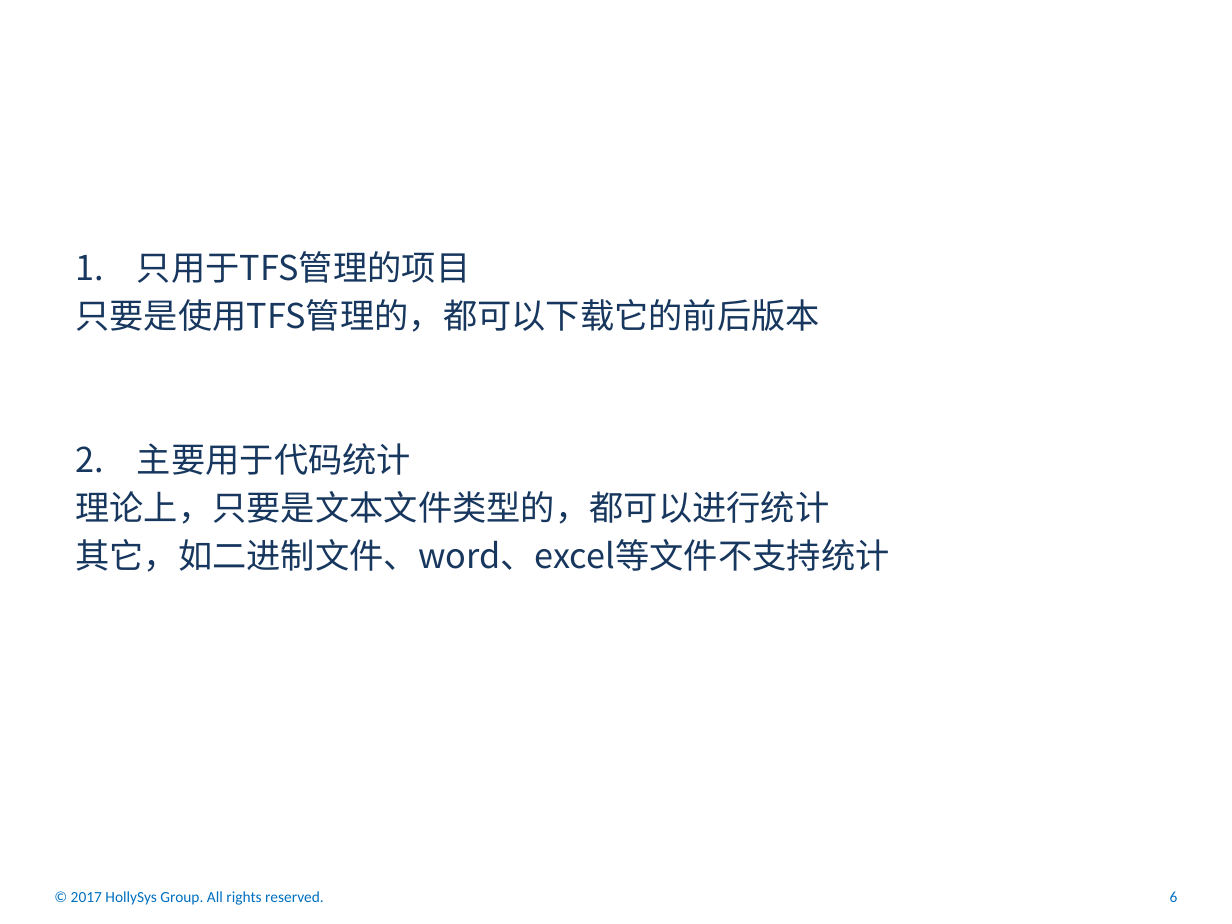
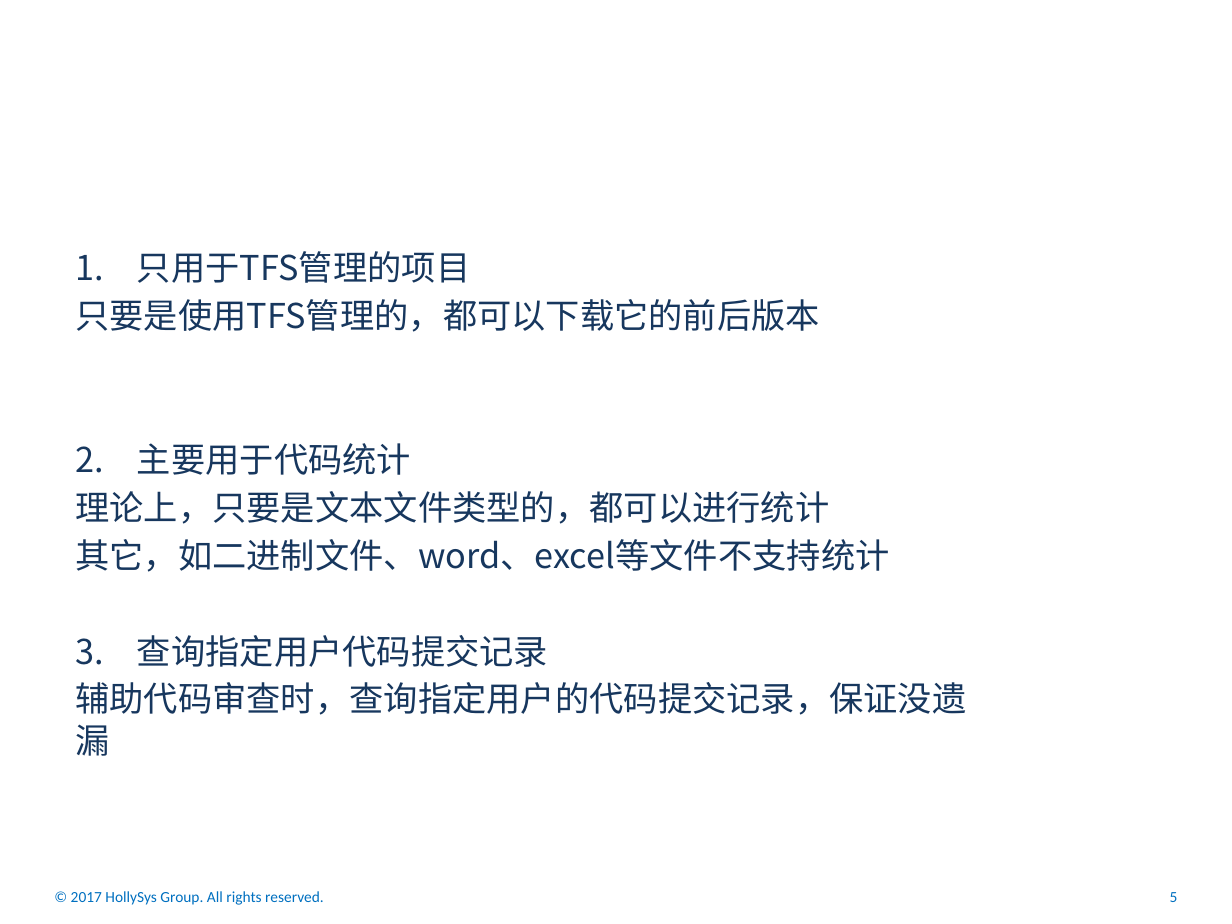
Before and after one commit to mummily/Hollysys, a slide deck: slide 6 of 杂项.AT/其它/TFS代码统计工具介绍.pptx (slide 7 before the commit). Drawn at 1232x924 pixels with LibreOffice and Linux fonts; fonts in the diff are those of the drawing; background and template pictures are left out. Boxes give left, top, right and bottom in pixels: in the first picture for what was removed or moved away, otherwise in the second. Text is boxed around its words. In the diff, an @@ line names an element or a change of style, - is before the commit and + after.

```diff
--- a/杂项.AT/其它/TFS代码统计工具介绍.pptx
+++ b/杂项.AT/其它/TFS代码统计工具介绍.pptx
@@ text at (x1=75, y1=635, x2=966, y2=756): paragraphs added @@
+3. 查询指定用户代码提交记录
+辅助代码审查时，查询指定用户的代码提交记录，保证没遗漏
@@ text at (x1=71, y1=891, x2=1178, y2=905): text changed @@
-© 2017 HollySys Group. All rights reserved. 6
+© 2017 HollySys Group. All rights reserved. 5
```
Also in this commit, not shown: 4 other slides changed, 1 slide removed, 2 other files.
